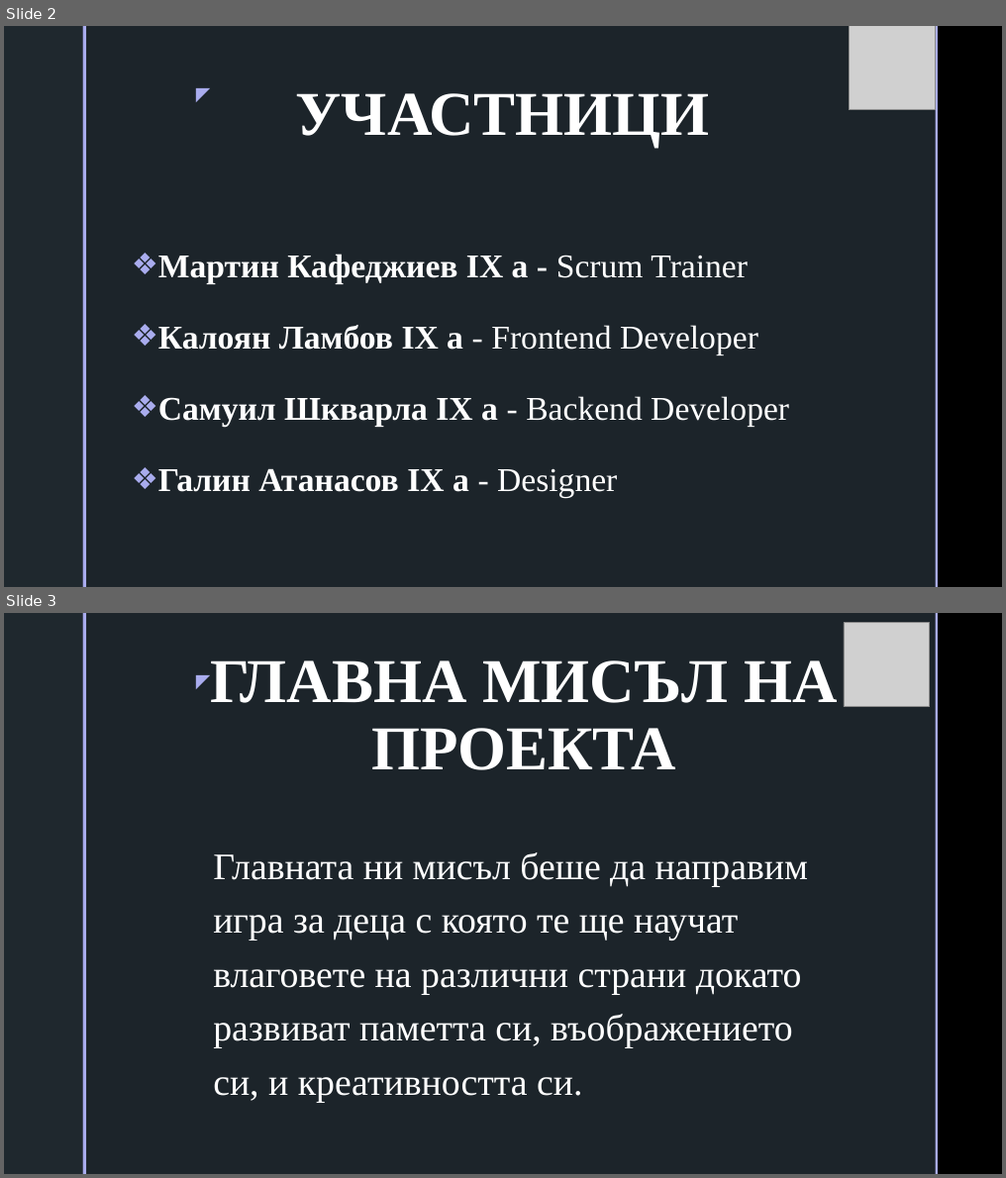
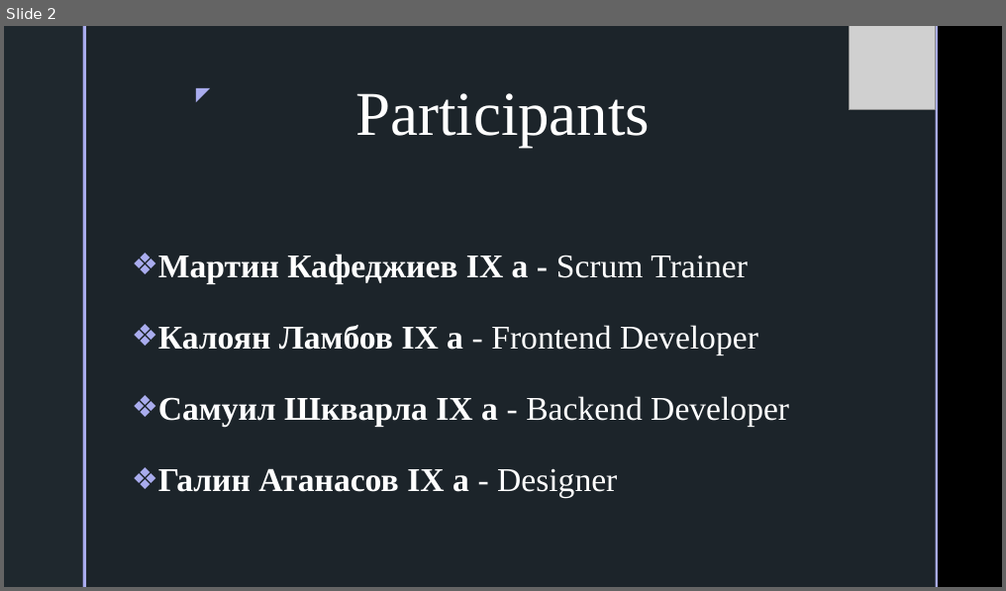
Before and after one commit to MIKafedzhiev20/Location-Finders, a slide deck: Presentation and Documentation/Location Finders Presentation.pptx. Shown one above the other, each under a label of ours: slides 2 and 3 before the commit, slide 2 after it. The pictures are 1006x1178 and 1006x591 pixels, drawn with LibreOffice and Linux fonts; fonts in the diff are those of the drawing; grey boxes stand for pictures; background and template pictures are left out. Boxes give left, top, right and bottom in pixels: in the first picture for what was removed or moved away, otherwise in the second. Text is boxed around its words. In the diff, an @@ line names an element or a change of style, - is before the commit and + after.

```diff
--- a/Presentation and Documentation/Location Finders Presentation.pptx
+++ b/Presentation and Documentation/Location Finders Presentation.pptx
@@ slide 3 removed at <box>4,613,1002,1174</box>, background picture (left out); not listed: 5 template elements that a slide beside it also shows @@
@@ picture removed at <box>844,623,930,707</box> @@
@@ title removed at <box>210,661,837,770</box> @@
-ГЛАВНА МИСЪЛ НА ПРОЕКТА
@@ text removed at <box>213,853,808,1103</box> @@
-Главната ни мисъл беше да направим игра за деца с която те ще научат влаговете на различни страни докато развиват паметта си, въображението си, и креативността си.
@@ slide 2 changed as well @@
@@ title at <box>355,93,649,147</box>: text changed; bold off @@
-УЧАСТНИЦИ
+Participants
```
Also in this commit, not shown: 4 slides added, 2 other slides removed.
